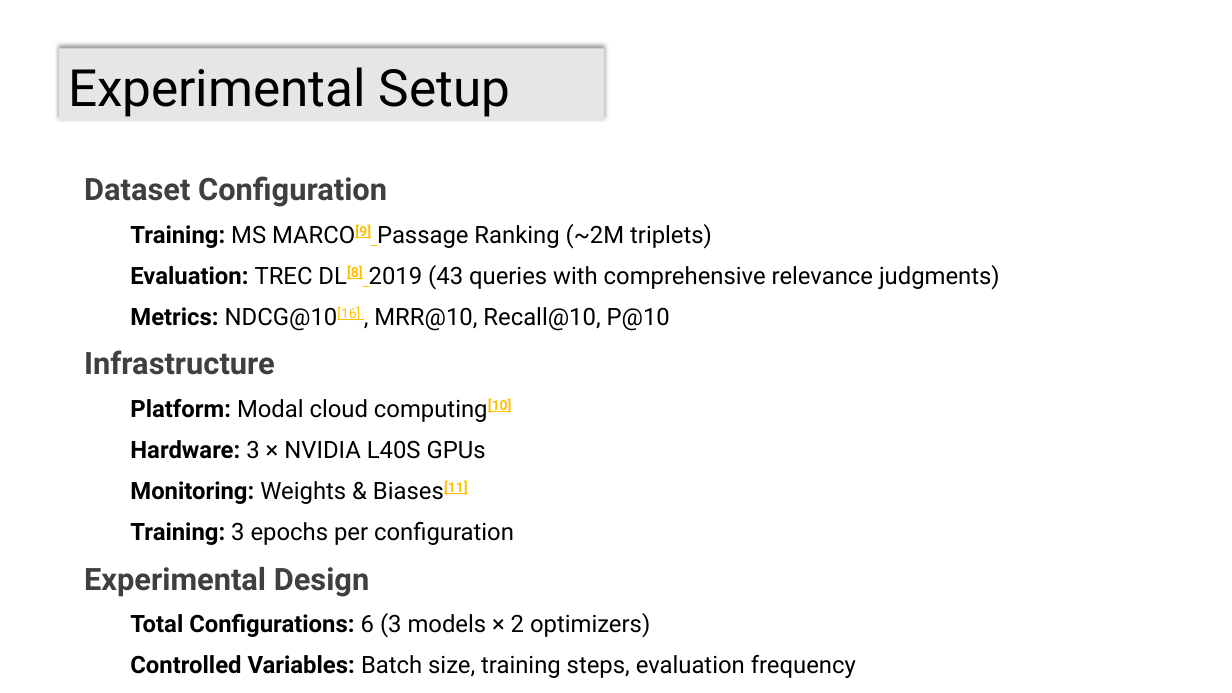
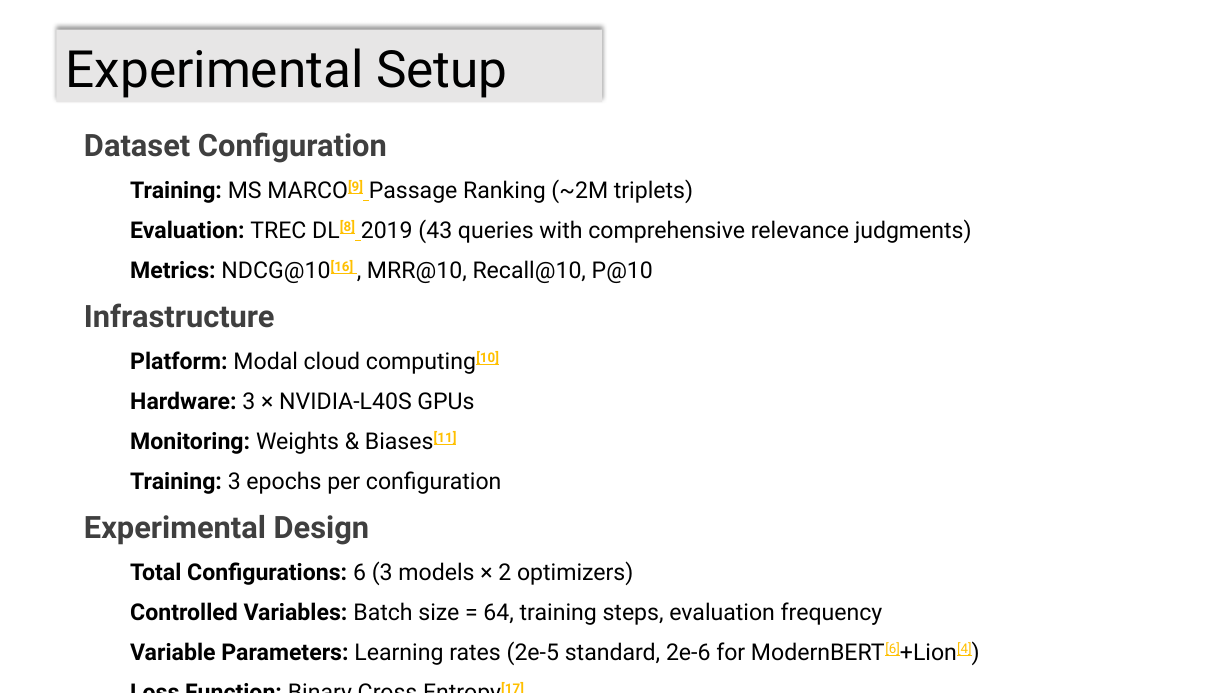
Before and after one commit to skfrost19/cross-encoder-modal, a slide deck: slide 13 of cross_encoder/thesis/Thesis_presentation.pptx. Drawn at 1232x693 pixels with LibreOffice and Linux fonts; fonts in the diff are those of the drawing. Boxes give left, top, right and bottom in pixels: in the first picture for what was removed or moved away, otherwise in the second. Text is boxed around its words. In the diff, an @@ line names an element or a change of style, - is before the commit and + after.

Commit message:
Update thesis presentation with revised metrics and additional loss function details

```diff
--- a/cross_encoder/thesis/Thesis_presentation.pptx
+++ b/cross_encoder/thesis/Thesis_presentation.pptx
@@ title "Experimental Setup" moved from (x1=59, y1=48, x2=604, y2=121) to (x1=56, y1=30, x2=602, y2=103) @@
@@ text at (x1=84, y1=132, x2=972, y2=665): paragraph added @@
+  Loss Function: Binary Cross Entropy[17]
@@ text "Dataset Configuration" moved from (x1=84, y1=176, x2=1000, y2=678) to (x1=84, y1=132, x2=972, y2=665) @@
@@ text at (x1=130, y1=179, x2=972, y2=665): size 18.6 to 18 pt in "Training: MS MARCO[9] Passage Ranking (~2M triplets)", "Evaluation: TREC DL[8] 2019 (43 queries with ...", "Metrics: NDCG@10[16] , MRR@10, Recall@10, P@10", "Platform: Modal cloud computing[10]" and 4 more places; bold on in "NDCG@10[16]" @@
@@ text at (x1=130, y1=391, x2=474, y2=410): text changed; size 18.6 to 18 pt @@
-  Hardware: 3 × NVIDIA L40S GPUs
+  Hardware: 3 × NVIDIA-L40S GPUs
@@ text at (x1=130, y1=602, x2=883, y2=625): text changed; size 18.6 to 18 pt @@
-  Controlled Variables: Batch size, training steps, evaluation frequency
+  Controlled Variables: Batch size = 64, training steps, evaluation frequency
```
Also in this commit, not shown: 2 other slides changed, 1 other file.
